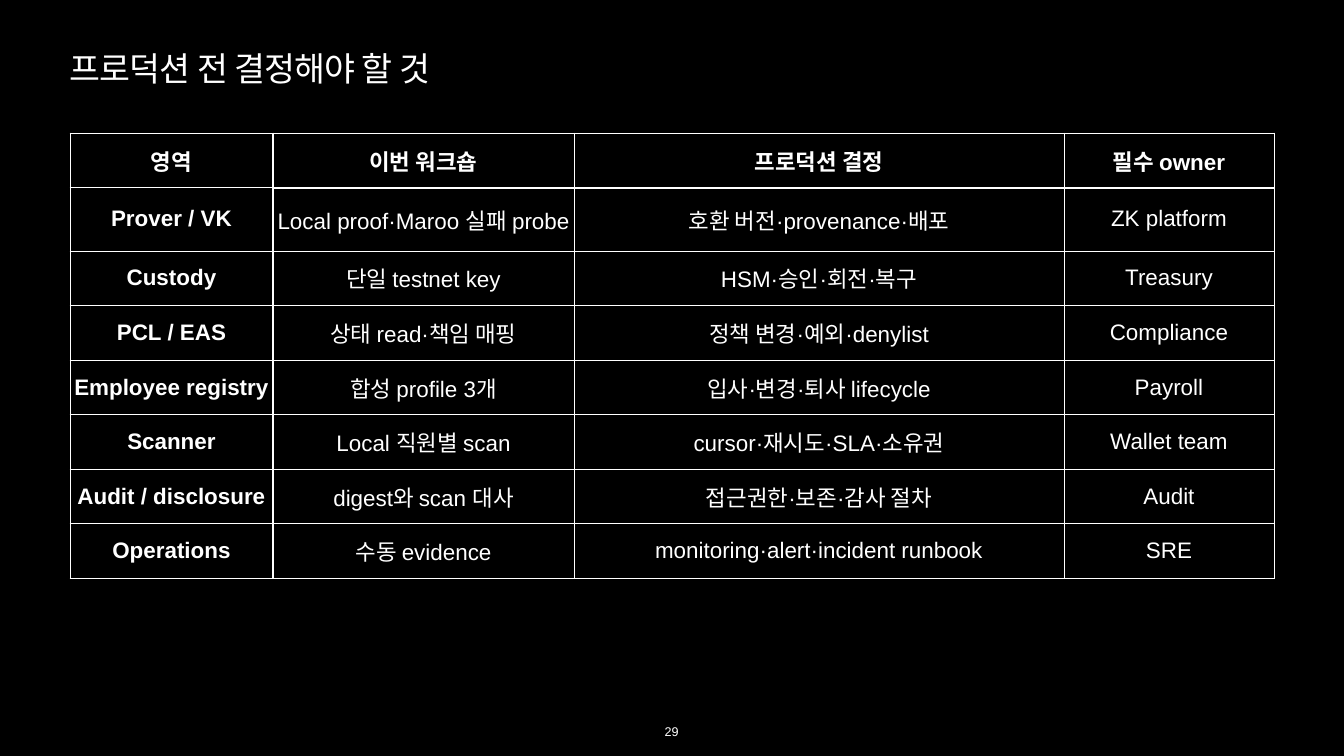
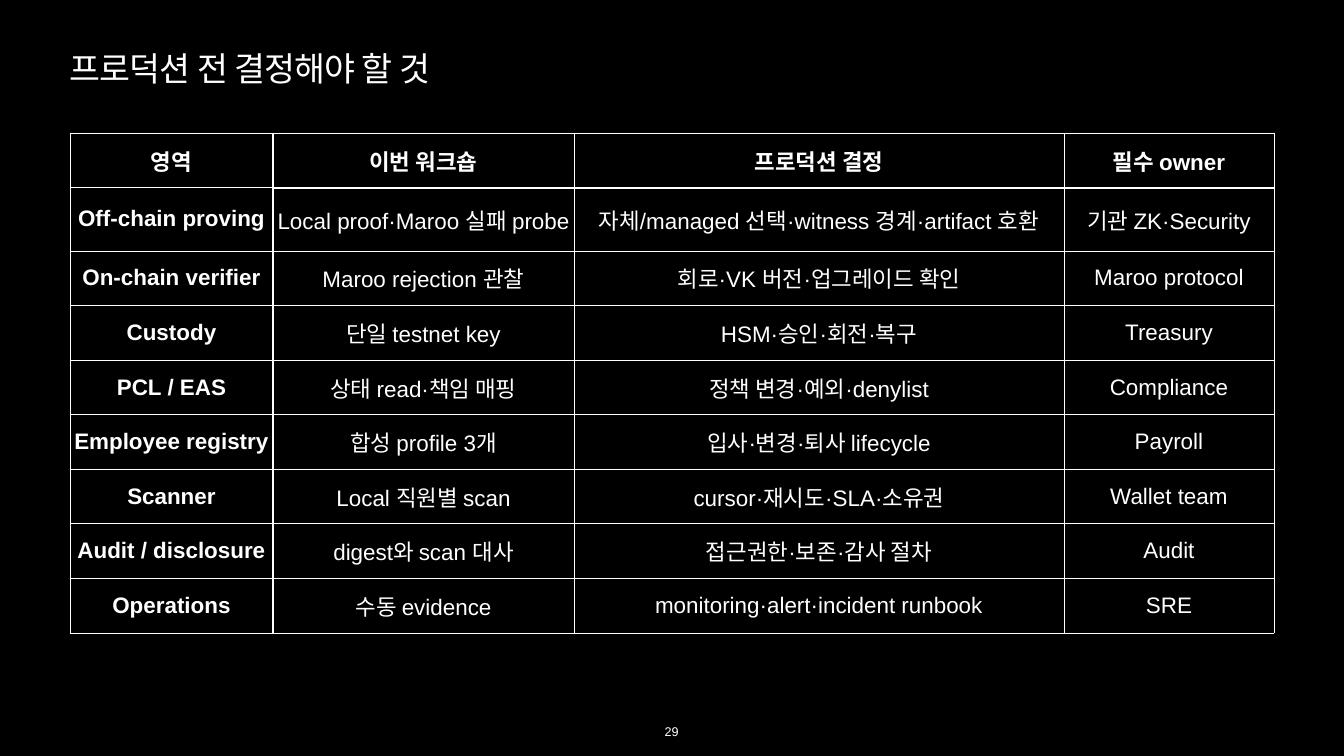
Before and after one commit to kooroot/Maroo-privacy-workshop, a slide deck: slide 29 of deliverables/Maroo_Privacy_Workshop_75min.pptx. Drawn at 1344x756 pixels with LibreOffice and Linux fonts; fonts in the diff are those of the drawing. Boxes give left, top, right and bottom in pixels: in the first picture for what was removed or moved away, otherwise in the second. Text is boxed around its words. In the diff, an @@ line names an element or a change of style, - is before the commit and + after.

```diff
--- a/deliverables/Maroo_Privacy_Workshop_75min.pptx
+++ b/deliverables/Maroo_Privacy_Workshop_75min.pptx
@@ table at (70,133,1274,629) @@
-row 2: Prover / VK | Local proof·Maroo 실패 probe | 호환 버전·provenance·배포 | ZK platform
+row 2: Off-chain proving | Local proof·Maroo 실패 probe | 자체/managed 선택·witness 경계·artifact 호환 | 기관 ZK·Security
+row 3: On-chain verifier | Maroo rejection 관찰 | 회로·VK 버전·업그레이드 확인 | Maroo protocol
```
Also in this commit, not shown: 13 other slides changed.
